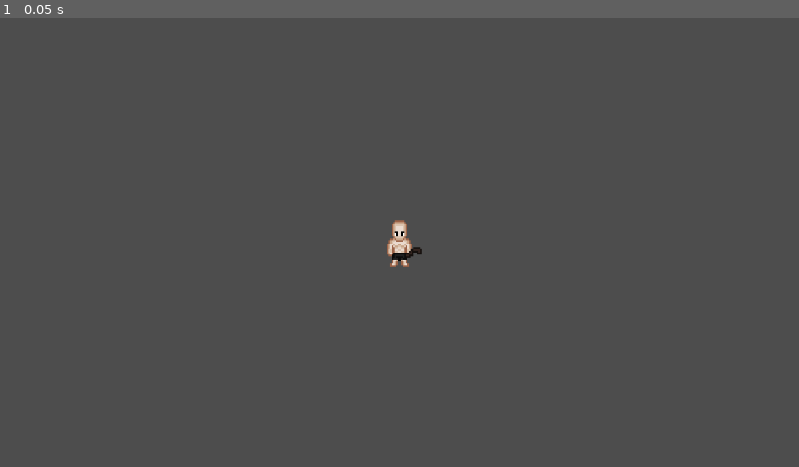
Above: before the commit, frame 1.
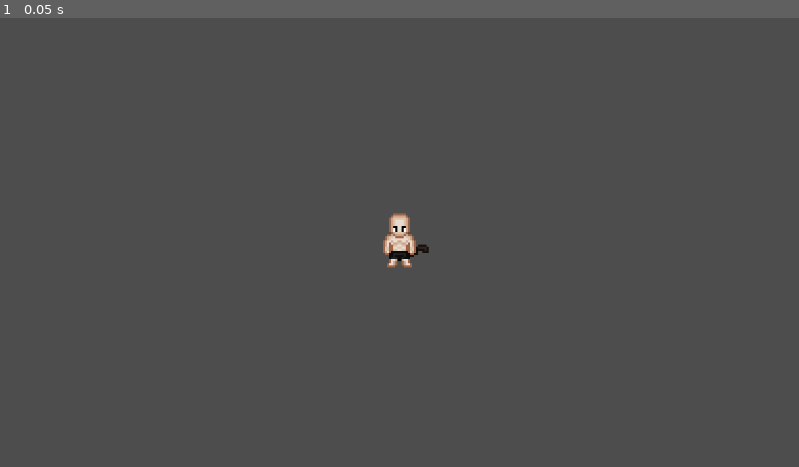
Above: after the commit, the same moment.

Repository: joaocellbit/Project-X
Game: Godot game, scene res://Cenas/Saiyajin.tscn
Same seed, same stepped clock (60 frames per second), same inputs: the game is played once before the commit and once after it. This scene is started directly instead of the project's main scene.
Inputs:
- Up to frame 1 (0.05 s): no input

The runs differ from the first frame. In frame 1, 0.3% of the frame differs, in the area x 47-54%, y 43-56%.

Commit message:
Add new humanoid body icons and update references
Added new body icons for Black, Pale, and Tan male and female characters in 'Icones/Humanoid body/'. Moved 'BaseWhiteMale.png' to the same directory and updated all references in resources and scenes. Expanded 'Saiyajin.tscn' with new animation nodes and updated hitbox and body structure to use the new assets.

Diff:
--- a/Animaçoes/WhiteMale.tres
+++ b/Animaçoes/WhiteMale.tres
@@ -1,6 +1,6 @@
 [gd_resource type="SpriteFrames" load_steps=36 format=3 uid="uid://c60yq7h45lfha"]
 
-[ext_resource type="Texture2D" uid="uid://b8aft6ktoov58" path="res://Icones/BaseWhiteMale.png" id="1_mmi6v"]
+[ext_resource type="Texture2D" uid="uid://b8aft6ktoov58" path="res://Icones/Humanoid body/BaseWhiteMale.png" id="1_mmi6v"]
 
 [sub_resource type="AtlasTexture" id="AtlasTexture_eiyli"]
 atlas = ExtResource("1_mmi6v")
--- a/Cenas/Saiyajin.tscn
+++ b/Cenas/Saiyajin.tscn
@@ -6,12 +6,343 @@
 [ext_resource type="SpriteFrames" uid="uid://c55dhh01dwlc6" path="res://Animaçoes/Eye.tres" id="4_o4sbo"]
 [ext_resource type="Script" uid="uid://ds2n8gus07syh" path="res://Scripts/character_body.gd" id="4_omodc"]
 [ext_resource type="SpriteFrames" uid="uid://q7nup6qq18kh" path="res://Animaçoes/Tail.tres" id="6_pda0c"]
+[ext_resource type="Texture2D" uid="uid://b8aft6ktoov58" path="res://Icones/Humanoid body/BaseWhiteMale.png" id="7_pda0c"]
+[ext_resource type="Texture2D" uid="uid://c53f7tpdmlk0s" path="res://Icones/Eyes.png" id="8_f23x7"]
+[ext_resource type="Texture2D" uid="uid://c53xv7rtiop78" path="res://Icones/Tails.png" id="9_t3uin"]
 
 [sub_resource type="RectangleShape2D" id="RectangleShape2D_obmxy"]
-size = Vector2(12, 23)
+size = Vector2(16, 26)
 
 [sub_resource type="RectangleShape2D" id="RectangleShape2D_6uclf"]
 size = Vector2(12, 11.000003)
+
+[sub_resource type="Animation" id="Animation_kl0kk"]
+resource_name = "IdleEast"
+length = 0.1250125
+step = 0.125
+tracks/0/type = "value"
+tracks/0/imported = false
+tracks/0/enabled = true
+tracks/0/path = NodePath("Body:frame")
+tracks/0/interp = 1
+tracks/0/loop_wrap = true
+tracks/0/keys = {
+"times": PackedFloat32Array(0),
+"transitions": PackedFloat32Array(1),
+"update": 1,
+"values": [2]
+}
+tracks/1/type = "value"
+tracks/1/imported = false
+tracks/1/enabled = true
+tracks/1/path = NodePath("Body/Eye:frame")
+tracks/1/interp = 1
+tracks/1/loop_wrap = true
+tracks/1/keys = {
+"times": PackedFloat32Array(0),
+"transitions": PackedFloat32Array(1),
+"update": 1,
+"values": [2]
+}
+tracks/2/type = "value"
+tracks/2/imported = false
+tracks/2/enabled = true
+tracks/2/path = NodePath("Body/Tale:frame")
+tracks/2/interp = 1
+tracks/2/loop_wrap = true
+tracks/2/keys = {
+"times": PackedFloat32Array(0),
+"transitions": PackedFloat32Array(1),
+"update": 1,
+"values": [2]
+}
+tracks/3/type = "value"
+tracks/3/imported = false
+tracks/3/enabled = true
+tracks/3/path = NodePath("Body/Tale:show_behind_parent")
+tracks/3/interp = 1
+tracks/3/loop_wrap = true
+tracks/3/keys = {
+"times": PackedFloat32Array(0),
+"transitions": PackedFloat32Array(1),
+"update": 1,
+"values": [true]
+}
+
+[sub_resource type="Animation" id="Animation_vcdqa"]
+resource_name = "IdleNorth"
+step = 0.125
+tracks/0/type = "value"
+tracks/0/imported = false
+tracks/0/enabled = true
+tracks/0/path = NodePath("Body:frame")
+tracks/0/interp = 1
+tracks/0/loop_wrap = true
+tracks/0/keys = {
+"times": PackedFloat32Array(0),
+"transitions": PackedFloat32Array(1),
+"update": 1,
+"values": [1]
+}
+tracks/1/type = "value"
+tracks/1/imported = false
+tracks/1/enabled = true
+tracks/1/path = NodePath("Body/Eye:frame")
+tracks/1/interp = 1
+tracks/1/loop_wrap = true
+tracks/1/keys = {
+"times": PackedFloat32Array(0),
+"transitions": PackedFloat32Array(1),
+"update": 1,
+"values": [1]
+}
+tracks/2/type = "value"
+tracks/2/imported = false
+tracks/2/enabled = true
+tracks/2/path = NodePath("Body/Tale:frame")
+tracks/2/interp = 1
+tracks/2/loop_wrap = true
+tracks/2/keys = {
+"times": PackedFloat32Array(0),
+"transitions": PackedFloat32Array(1),
+"update": 1,
+"values": [1]
+}
+tracks/3/type = "value"
+tracks/3/imported = false
+tracks/3/enabled = true
+tracks/3/path = NodePath("Body/Tale:show_behind_parent")
+tracks/3/interp = 1
+tracks/3/loop_wrap = true
+tracks/3/keys = {
+"times": PackedFloat32Array(0),
+"transitions": PackedFloat32Array(1),
+"update": 1,
+"values": [false]
+}
+
+[sub_resource type="Animation" id="Animation_pda0c"]
+resource_name = "IdleSouth"
+length = 0.0897
+step = 0.0897
+tracks/0/type = "value"
+tracks/0/imported = false
+tracks/0/enabled = true
+tracks/0/path = NodePath("Body:frame")
+tracks/0/interp = 1
+tracks/0/loop_wrap = true
+tracks/0/keys = {
+"times": PackedFloat32Array(0),
+"transitions": PackedFloat32Array(1),
+"update": 1,
+"values": [0]
+}
+tracks/1/type = "value"
+tracks/1/imported = false
+tracks/1/enabled = true
+tracks/1/path = NodePath("Body/Eye:frame")
+tracks/1/interp = 1
+tracks/1/loop_wrap = true
+tracks/1/keys = {
+"times": PackedFloat32Array(0),
+"transitions": PackedFloat32Array(1),
+"update": 1,
+"values": [0]
+}
+tracks/2/type = "value"
+tracks/2/imported = false
+tracks/2/enabled = true
+tracks/2/path = NodePath("Body/Tale:frame")
+tracks/2/interp = 1
+tracks/2/loop_wrap = true
+tracks/2/keys = {
+"times": PackedFloat32Array(0),
+"transitions": PackedFloat32Array(1),
+"update": 1,
+"values": [0]
+}
+tracks/3/type = "value"
+tracks/3/imported = false
+tracks/3/enabled = true
+tracks/3/path = NodePath("Body/Tale:show_behind_parent")
+tracks/3/interp = 1
+tracks/3/loop_wrap = true
+tracks/3/keys = {
+"times": PackedFloat32Array(0),
+"transitions": PackedFloat32Array(1),
+"update": 1,
+"values": [true]
+}
+
+[sub_resource type="Animation" id="Animation_t3uin"]
+resource_name = "IdleWest"
+length = 0.1250125
+step = 0.125
+tracks/0/type = "value"
+tracks/0/imported = false
+tracks/0/enabled = true
+tracks/0/path = NodePath("Body:frame")
+tracks/0/interp = 1
+tracks/0/loop_wrap = true
+tracks/0/keys = {
+"times": PackedFloat32Array(0),
+"transitions": PackedFloat32Array(1),
+"update": 1,
+"values": [3]
+}
+tracks/1/type = "value"
+tracks/1/imported = false
+tracks/1/enabled = true
+tracks/1/path = NodePath("Body/Eye:frame")
+tracks/1/interp = 1
+tracks/1/loop_wrap = true
+tracks/1/keys = {
+"times": PackedFloat32Array(0),
+"transitions": PackedFloat32Array(1),
+"update": 1,
+"values": [3]
+}
+tracks/2/type = "value"
+tracks/2/imported = false
+tracks/2/enabled = true
+tracks/2/path = NodePath("Body/Tale:frame")
+tracks/2/interp = 1
+tracks/2/loop_wrap = true
+tracks/2/keys = {
+"times": PackedFloat32Array(0),
+"transitions": PackedFloat32Array(1),
+"update": 1,
+"values": [3]
+}
+tracks/3/type = "value"
+tracks/3/imported = false
+tracks/3/enabled = true
+tracks/3/path = NodePath("Body/Tale:show_behind_parent")
+tracks/3/interp = 1
+tracks/3/loop_wrap = true
+tracks/3/keys = {
+"times": PackedFloat32Array(0),
+"transitions": PackedFloat32Array(1),
+"update": 1,
+"values": [true]
+}
+
+[sub_resource type="Animation" id="Animation_f23x7"]
+length = 0.001
+tracks/0/type = "value"
+tracks/0/imported = false
+tracks/0/enabled = true
+tracks/0/path = NodePath("Body:frame")
+tracks/0/interp = 1
+tracks/0/loop_wrap = true
+tracks/0/keys = {
+"times": PackedFloat32Array(0),
+"transitions": PackedFloat32Array(1),
+"update": 1,
+"values": [0]
+}
+tracks/1/type = "value"
+tracks/1/imported = false
+tracks/1/enabled = true
+tracks/1/path = NodePath("Body/Eye:frame")
+tracks/1/interp = 1
+tracks/1/loop_wrap = true
+tracks/1/keys = {
+"times": PackedFloat32Array(0),
+"transitions": PackedFloat32Array(1),
+"update": 1,
+"values": [0]
+}
+tracks/2/type = "value"
+tracks/2/imported = false
+tracks/2/enabled = true
+tracks/2/path = NodePath("Body/Tale:frame")
+tracks/2/interp = 1
+tracks/2/loop_wrap = true
+tracks/2/keys = {
+"times": PackedFloat32Array(0),
+"transitions": PackedFloat32Array(1),
+"update": 1,
+"values": [0]
+}
+tracks/3/type = "value"
+tracks/3/imported = false
+tracks/3/enabled = true
+tracks/3/path = NodePath("Body/Tale:show_behind_parent")
+tracks/3/interp = 1
+tracks/3/loop_wrap = true
+tracks/3/keys = {
+"times": PackedFloat32Array(0),
+"transitions": PackedFloat32Array(1),
+"update": 1,
+"values": [true]
+}
+
+[sub_resource type="Animation" id="Animation_putpc"]
+resource_name = "WalkSouth"
+length = 0.80002004
+loop_mode = 1
+step = 0.2
+tracks/0/type = "value"
+tracks/0/imported = false
+tracks/0/enabled = true
+tracks/0/path = NodePath("Body:frame")
+tracks/0/interp = 1
+tracks/0/loop_wrap = true
+tracks/0/keys = {
+"times": PackedFloat32Array(0, 0.19764821, 0.4014093, 0.6025066),
+"transitions": PackedFloat32Array(1, 1, 1, 1),
+"update": 1,
+"values": [0, 4, 0, 12]
+}
+tracks/1/type = "value"
+tracks/1/imported = false
+tracks/1/enabled = true
+tracks/1/path = NodePath("Body/Eye:frame")
+tracks/1/interp = 1
+tracks/1/loop_wrap = true
+tracks/1/keys = {
+"times": PackedFloat32Array(0, 0.20172349, 0.40140936, 0.60313284),
+"transitions": PackedFloat32Array(1, 1, 1, 1),
+"update": 1,
+"values": [0, 4, 0, 4]
+}
+tracks/2/type = "value"
+tracks/2/imported = false
+tracks/2/enabled = true
+tracks/2/path = NodePath("Body/Tale:frame")
+tracks/2/interp = 1
+tracks/2/loop_wrap = true
+tracks/2/keys = {
+"times": PackedFloat32Array(0, 0.2037611, 0.4, 0.5929448),
+"transitions": PackedFloat32Array(1, 1, 1, 1),
+"update": 1,
+"values": [0, 4, 0, 7]
+}
+tracks/3/type = "value"
+tracks/3/imported = false
+tracks/3/enabled = true
+tracks/3/path = NodePath("Body/Tale:show_behind_parent")
+tracks/3/interp = 1
+tracks/3/loop_wrap = true
+tracks/3/keys = {
+"times": PackedFloat32Array(0),
+"transitions": PackedFloat32Array(1),
+"update": 1,
+"values": [true]
+}
+
+[sub_resource type="AnimationLibrary" id="AnimationLibrary_putpc"]
+_data = {
+&"IdleEast": SubResource("Animation_kl0kk"),
+&"IdleNorth": SubResource("Animation_vcdqa"),
+&"IdleSouth": SubResource("Animation_pda0c"),
+&"IdleWest": SubResource("Animation_t3uin"),
+&"RESET": SubResource("Animation_f23x7"),
+&"WalkSouth": SubResource("Animation_putpc")
+}
+
+[sub_resource type="AnimationRootNode" id="AnimationRootNode_pfeqh"]
 
 [node name="Player_Saiyan" type="CharacterBody2D"]
 script = ExtResource("1_os3aw")
@@ -22,10 +353,11 @@
 
 [node name="CharacterHitbox" type="CollisionShape2D" parent="."]
 light_mask = 2
-position = Vector2(0, 0.5)
+position = Vector2(0, -1)
 shape = SubResource("RectangleShape2D_obmxy")
 
 [node name="CharacterBody" type="AnimatedSprite2D" parent="."]
+visible = false
 position = Vector2(0, -2)
 scale = Vector2(0.7591797, 0.85694444)
 sprite_frames = ExtResource("3_o4sbo")
@@ -52,4 +384,32 @@
 [node name="Camera2D" type="Camera2D" parent="."]
 zoom = Vector2(3, 3)
 
+[node name="Body" type="Sprite2D" parent="."]
+position = Vector2(0, -4)
+texture = ExtResource("7_pda0c")
+hframes = 7
+vframes = 7
+
+[node name="Eye" type="Sprite2D" parent="Body"]
+texture = ExtResource("8_f23x7")
+hframes = 7
+vframes = 7
+
+[node name="Tale" type="Sprite2D" parent="Body"]
+modulate = Color(0.64705884, 0.49803922, 0.39607844, 1)
+show_behind_parent = true
+texture = ExtResource("9_t3uin")
+hframes = 7
+vframes = 7
+
+[node name="AnimationPlayer" type="AnimationPlayer" parent="."]
+libraries = {
+&"": SubResource("AnimationLibrary_putpc")
+}
+autoplay = "IdleSouth"
+
+[node name="AnimationTree" type="AnimationTree" parent="."]
+tree_root = SubResource("AnimationRootNode_pfeqh")
+anim_player = NodePath("../AnimationPlayer")
+
 [connection signal="animation_changed" from="CharacterBody" to="CharacterBody" method="_on_animation_changed"]
Not shown: 1 places in Cenas/Saiyajin.tscn that only renumber resources
Renamed: Icones/BaseWhiteMale.png -> Icones/Humanoid body/BaseWhiteMale.png
Not shown, added: Icones/Humanoid body/BaseWhiteMale.png.import
Binary file added: Icones/Humanoid body/NewBlackFemale.png
Not shown, added: Icones/Humanoid body/NewBlackFemale.png.import
Binary file added: Icones/Humanoid body/NewBlackMale.png
Not shown, added: Icones/Humanoid body/NewBlackMale.png.import
Binary file added: Icones/Humanoid body/NewPaleFemale.png
Not shown, added: Icones/Humanoid body/NewPaleFemale.png.import
Binary file added: Icones/Humanoid body/NewPaleMale.png
Not shown, added: Icones/Humanoid body/NewPaleMale.png.import
Binary file added: Icones/Humanoid body/NewTanFemale.png
(and 3 more such lines)
